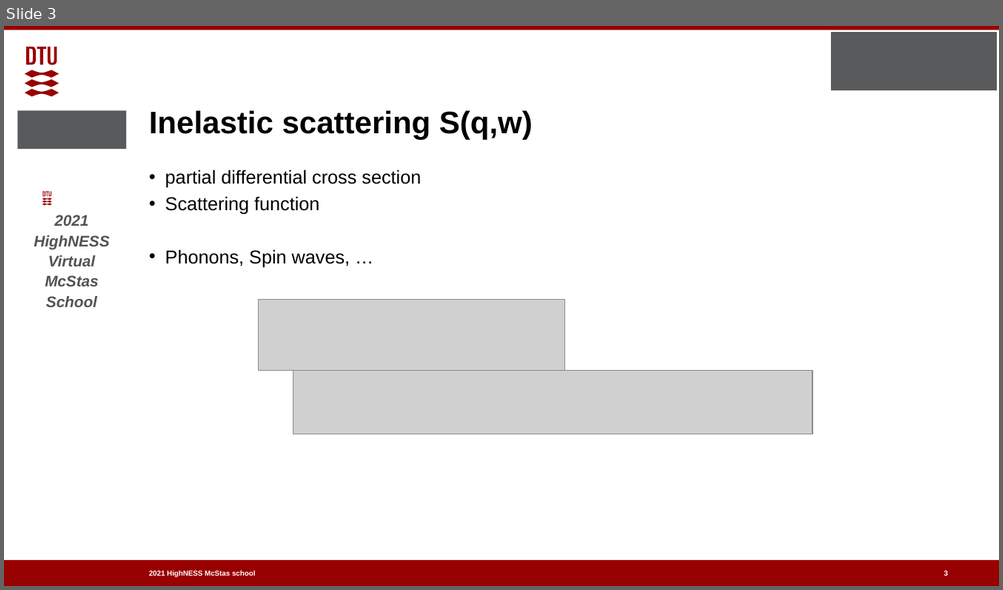
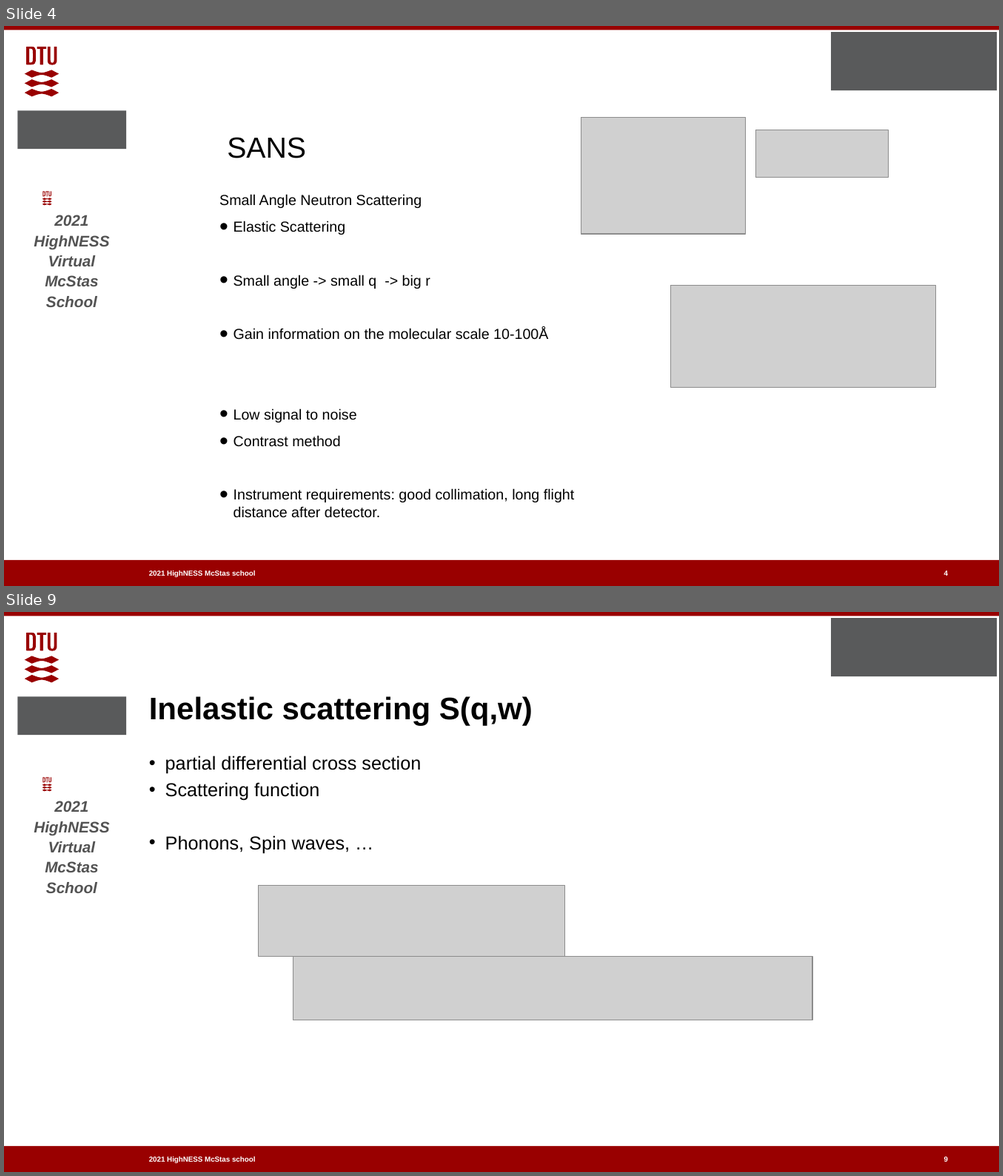
Before and after one commit to McStasMcXtrace/Schools, a slide deck: ESS_May_2021/Thursday_May_6th/2_Samples_II/More_samples.pptx. Shown one above the other, each under a label of ours: slide 3 before the commit, slides 4 and 9 after it; the slides between them are not shown. The pictures are 1003x590 and 1003x1176 pixels, drawn with LibreOffice and Linux fonts; fonts in the diff are those of the drawing; grey boxes stand for pictures; background and template pictures are left out. Boxes give left, top, right and bottom in pixels: in the first picture for what was removed or moved away, otherwise in the second. Text is boxed around its words. In the diff, an @@ line names an element or a change of style, - is before the commit and + after.

Commit message:
SANS, then inelastic

```diff
--- a/ESS_May_2021/Thursday_May_6th/2_Samples_II/More_samples.pptx
+++ b/ESS_May_2021/Thursday_May_6th/2_Samples_II/More_samples.pptx
@@ slide 4 added at [4, 26, 999, 586], background #FFFFFF; not listed: 8 template elements that a slide beside it also shows @@
@@ picture added at [580, 117, 745, 234] @@
@@ picture added at [755, 130, 888, 178] @@
@@ text added at [227, 137, 306, 158], 28 pt, text #000000 @@
+SANS
@@ text added at [219, 194, 574, 518], 14 pt, text #000000 @@
+Small Angle Neutron Scattering
+• Elastic Scattering
+• Small angle -> small q -> big r
+• Gain information on the molecular scale 10-100Å
+• Low signal to noise
+• Contrast method
+• Instrument requirements: good collimation, long flight distance after detector.
@@ picture added at [671, 285, 936, 387] @@
@@ page number added at [944, 571, 948, 576], 7 pt, text #FFFFFF, bold @@
+4
@@ what was slide 3 is now slide 9 @@
```
Also in this commit, not shown: 3 slides changed, 5 other slides added, 1 slide removed, 2 other files.
